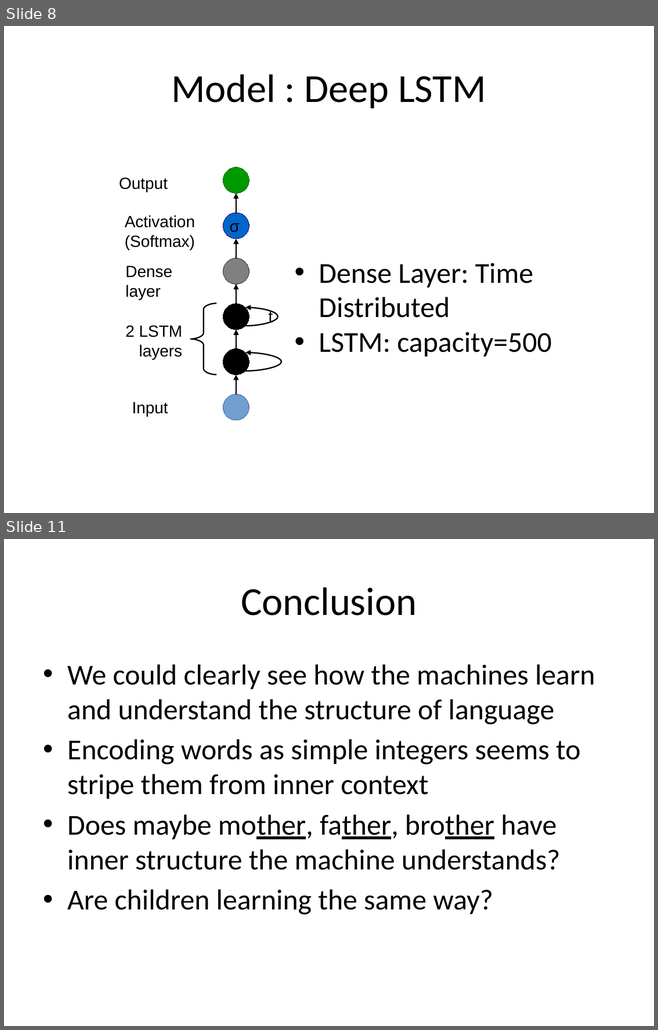
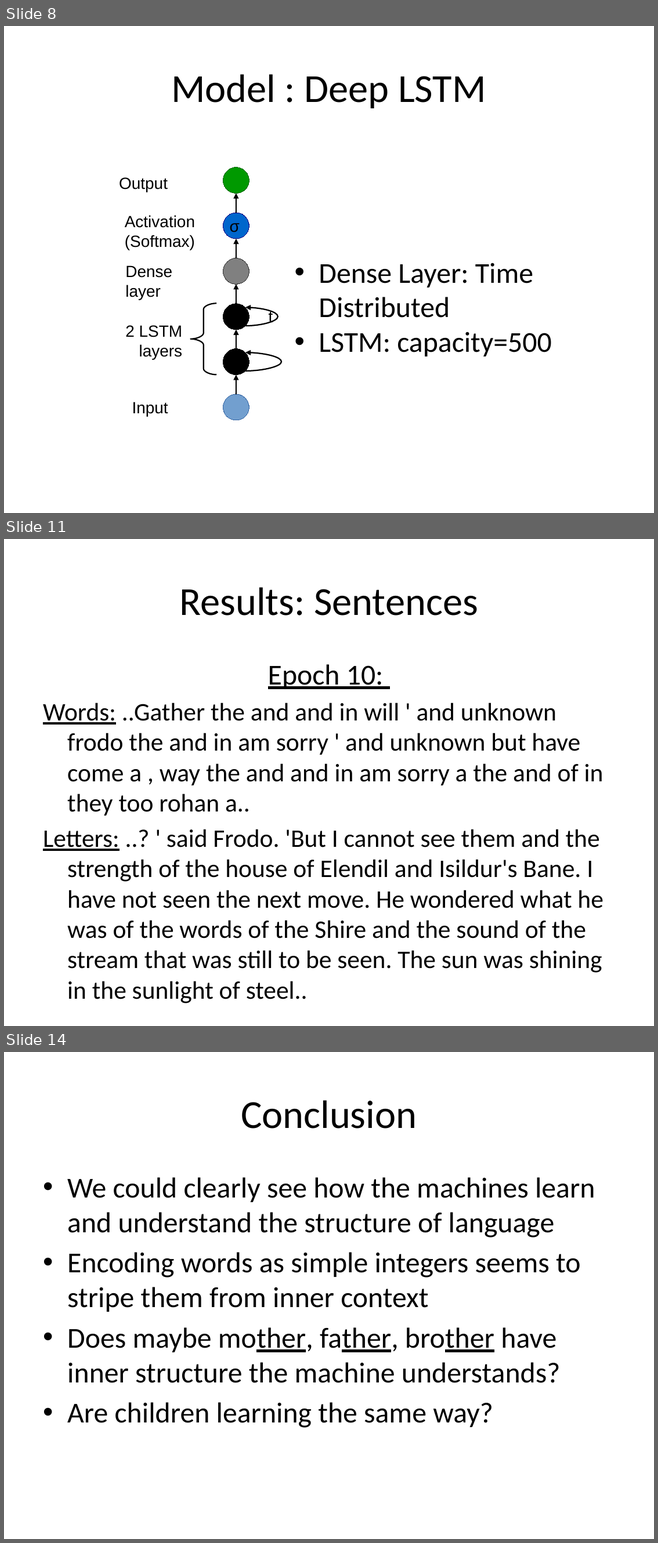
Before and after one commit to telecombcn-dl/2017-dlai-team8, a slide deck: Creative Writing 101.pptx. Shown one above the other, each under a label of ours: slides 8 and 11 before the commit, slides 8, 11 and 14 after it; the slides between them are not shown. The pictures are 658x1030 and 658x1543 pixels, drawn with LibreOffice and Linux fonts; fonts in the diff are those of the drawing. Boxes give left, top, right and bottom in pixels: in the first picture for what was removed or moved away, otherwise in the second. Text is boxed around its words. In the diff, an @@ line names an element or a change of style, - is before the commit and + after.

```diff
--- a/Creative Writing 101.pptx
+++ b/Creative Writing 101.pptx
@@ slide 11 added at [4, 539, 654, 1026], background #FFFFFF @@
@@ title added at [179, 587, 478, 616], 44 pt, text #000000 @@
+Results: Sentences
@@ text added at [43, 664, 603, 973], 28 pt, text #000000 @@
+Epoch 10:
+Words: ..Gather the and and in will ' and unknown frodo the and in am sorry ' and unknown but have come a , way the and and in am sorry a the and of in they too rohan a..
+Letters: ..? ' said Frodo. 'But I cannot see them and the strength of the house of Elendil and Isildur's Bane. I have not seen the next move. He wondered what he was of the words of the Shire and the sound of the stream that was still to be seen. The sun was shining in the sunlight of steel..
@@ what was slide 11 is now slide 14 @@
```
Also in this commit, not shown: 2 slides changed, 3 other slides added, 1 slide removed, 1 other file.
